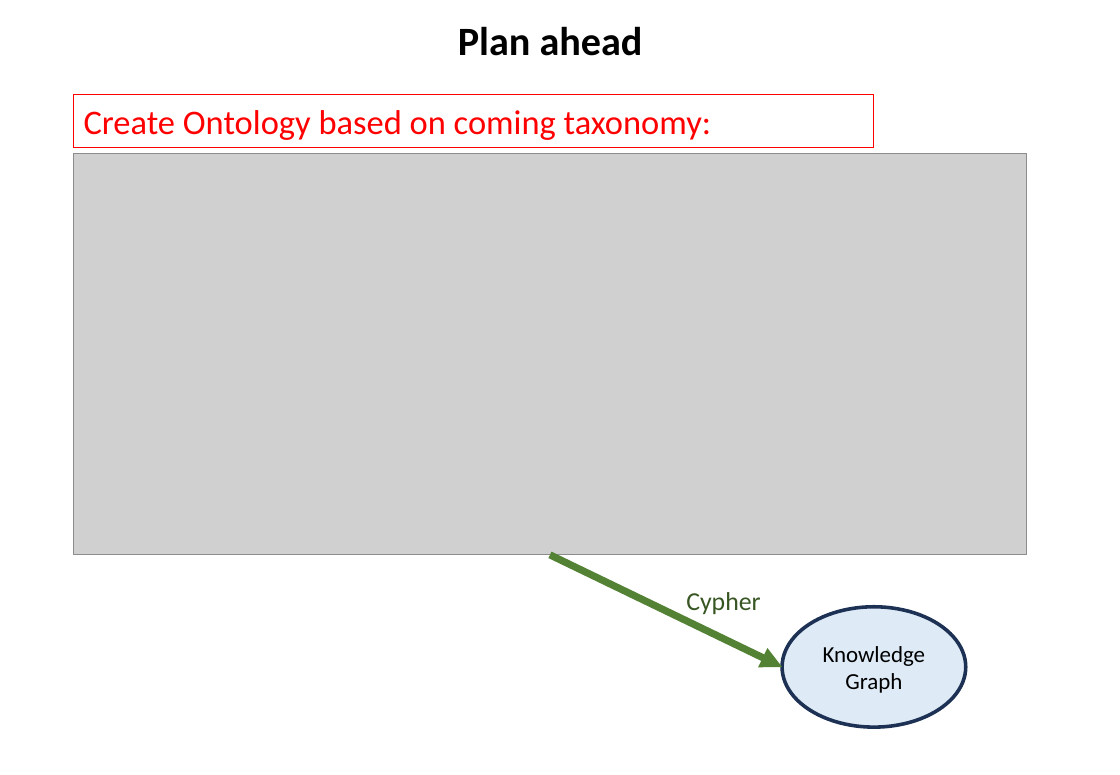
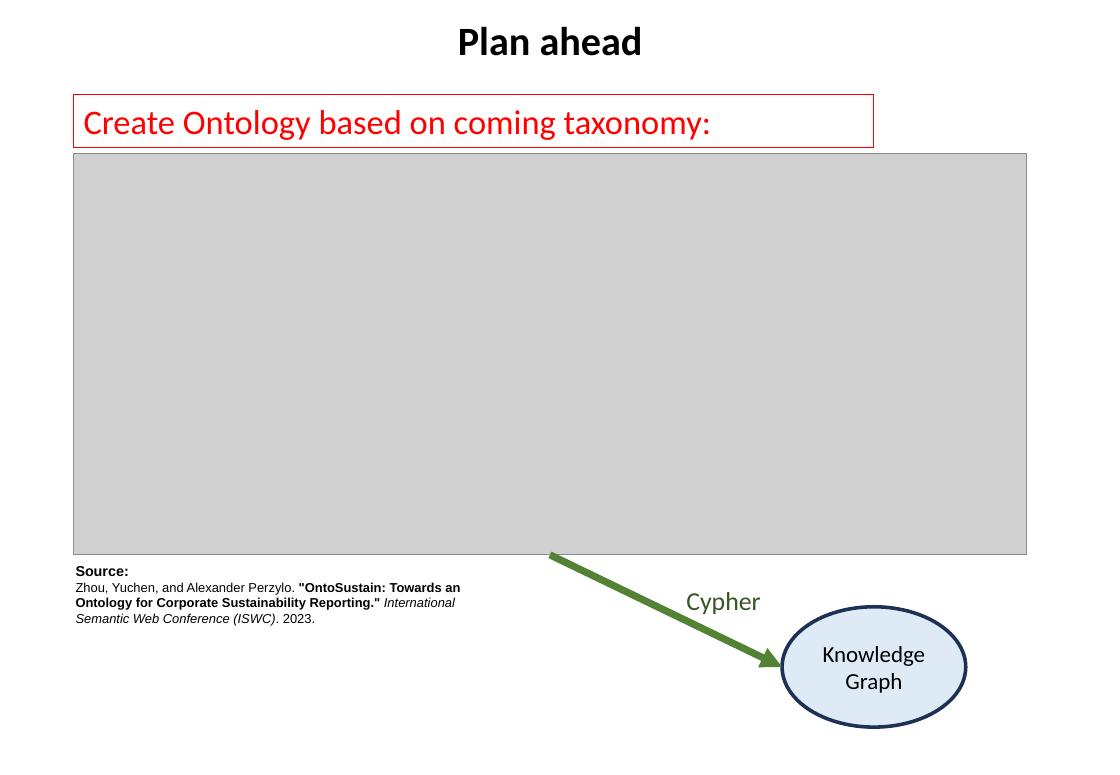
Before and after one commit to rainergo/UASFRA-MS-KnowledgeGraph, a slide deck: slide 12 of project/Project.pptx (slide 10 before the commit). Drawn at 1120x775 pixels with LibreOffice and Linux fonts; fonts in the diff are those of the drawing; grey boxes stand for pictures. Boxes give left, top, right and bottom in pixels: in the first picture for what was removed or moved away, otherwise in the second. Text is boxed around its words. In the diff, an @@ line names an element or a change of style, - is before the commit and + after.

Commit message:
Presentation slides changed

```diff
--- a/project/Project.pptx
+++ b/project/Project.pptx
@@ text added at (76,566,460,625), 9 pt, text #000000 @@
+Source:
+Zhou, Yuchen, and Alexander Perzylo. "OntoSustain: Towards an Ontology for Corporate Sustainability Reporting." International Semantic Web Conference (ISWC). 2023.
```
Also in this commit, not shown: 4 other slides changed, 4 slides added, 1 slide removed, 4 other files.
